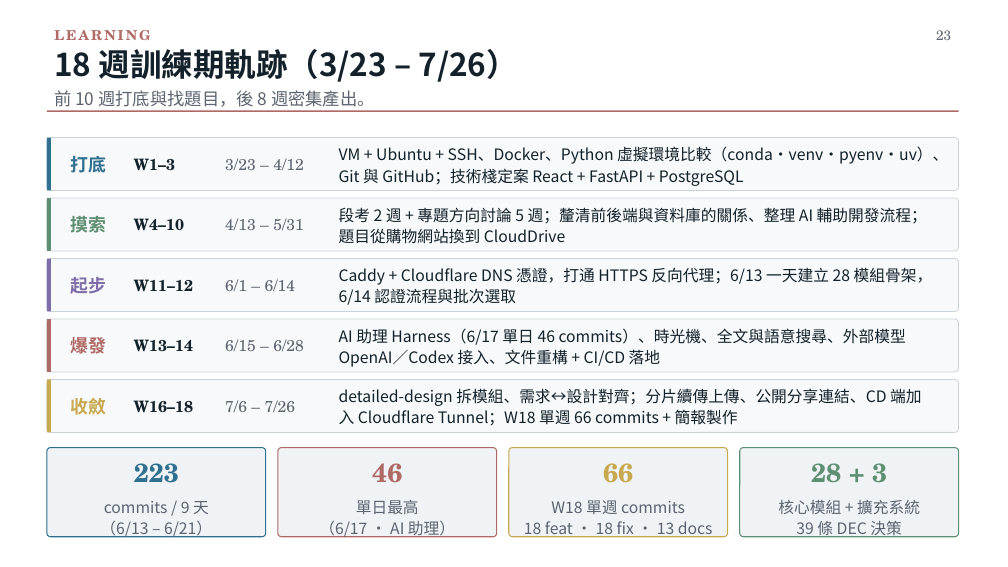
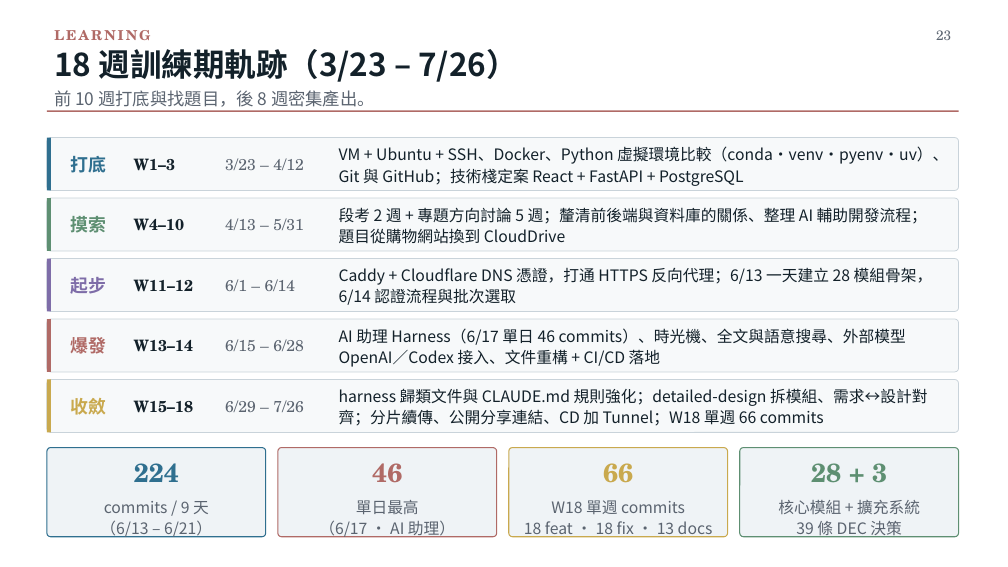
Before and after one commit to billwu101/CloudDrive, a slide deck: slide 23 of doc/ppt/CloudDrive_專題報告_v2.0.pptx. Drawn at 1008x567 pixels with LibreOffice and Linux fonts; fonts in the diff are those of the drawing. Boxes give left, top, right and bottom in pixels: in the first picture for what was removed or moved away, otherwise in the second. Text is boxed around its words. In the diff, an @@ line names an element or a change of style, - is before the commit and + after.

```diff
--- a/doc/ppt/CloudDrive_專題報告_v2.0.pptx
+++ b/doc/ppt/CloudDrive_專題報告_v2.0.pptx
@@ text at (339, 388, 927, 426): text changed @@
-detailed-design 拆模組、需求↔設計對齊；分片續傳上傳、公開分享連結、CD 端加入 Cloudflare Tunnel；W18 單週 66 commits + 簡報製作
+harness 歸類文件與 CLAUDE.md 規則強化；detailed-design 拆模組、需求↔設計對齊；分片續傳、公開分享連結、CD 加 Tunnel；W18 單週 66 commits
@@ text at (134, 400, 193, 413): text changed @@
-W16–18
+W15–18
@@ text at (225, 400, 304, 412): text changed @@
-7/6 – 7/26
+6/29 – 7/26
@@ text at (134, 463, 179, 482): text changed @@
-223
+224
```
Also in this commit, not shown: 4 other slides changed, 1 other file.
